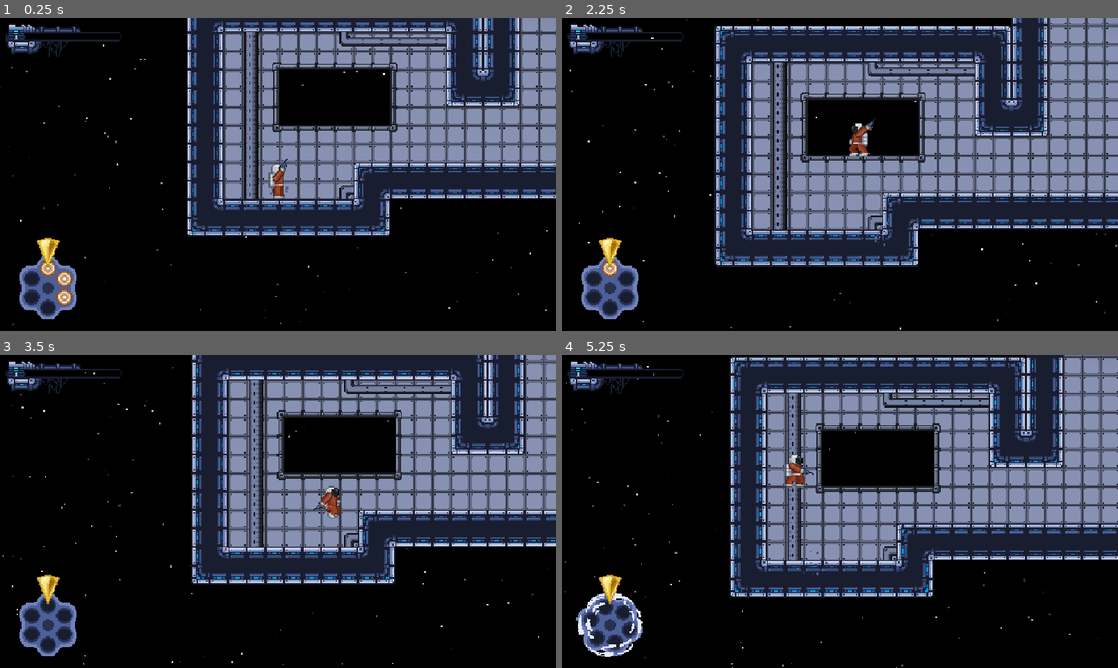
Above: before the commit, frames 1-4 (two rows, left to right).
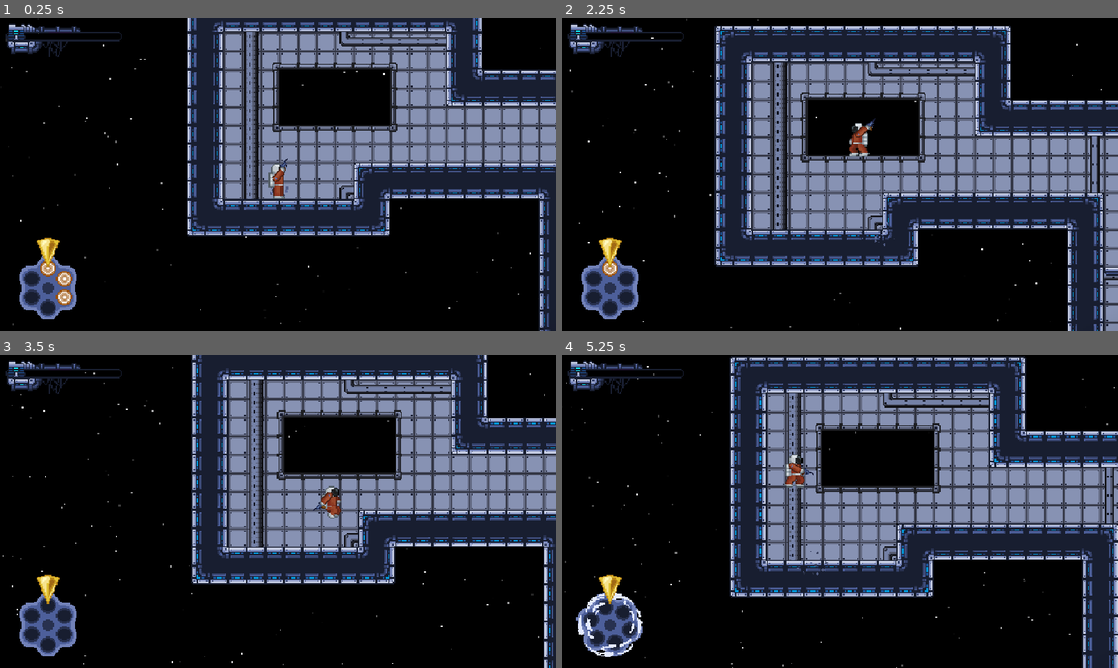
Above: after the commit, the same moments.

Repository: ygda-org/revolver
Game: Godot game, scene res://main/main.tscn
The game is run twice, just before and just after one commit, with the same random seed, the same clock (stepped at 60 frames per second) and the same inputs. The engine's default icon, where the game draws it, is replaced by a stand-in: a white triangle on a blue panel in a dark square. Sound files missing from this copy of the repository are replaced by a short silence.
Inputs (mouse positions are in pixels of both pictures, inside the frame that each line leads up to):
- Up to frame 1 (0.25 s): no input
- Up to frame 2 (2.25 s): tap Enter (ui_accept) at 0.5 s; move the mouse to (962, 158) at 0.52 s; hold D (right) 0.53-2.03 s; click (962, 158) at 0.6 s; tap Space (jump) at 0.77, 0.8, 1.07, 1.35, 1.52, 1.82 s; move the mouse to (728, 190) at 1.27 s; click (728, 190) at 1.55 s; move the mouse to (895, 105) at 2.02 s; hold A (left) from 2.03 s (still down); hold S (drop) from 2.03 s (still down)
- Up to frame 3 (3.5 s): tap Space (jump) at 2.3, 3.02, 3.32 s; move the mouse to (250, 574) at 2.77 s; release A (left) at 2.78 s; release S (drop) at 2.78 s; hold D (right) from 2.78 s (still down); click (250, 574) at 2.85 s
- Up to frame 4 (5.25 s): move the mouse to (1006, 558) at 3.52 s; click (1006, 558) at 3.6 s; tap Space (jump) at 3.77, 3.8, 4.07, 4.35, 4.52, 4.82 s; tap R (reload) at 4.15 s; move the mouse to (673, 464) at 4.27 s; release D (right) at 4.28 s; hold A (left) 4.28-5.03 s; click (673, 464) at 4.55 s; move the mouse to (867, 511) at 5.02 s; hold D (right) from 5.03 s (still down); hold S (drop) from 5.03 s (still down)

The runs differ from the first frame. In frame 1, 4.5% of the frame differs, in the area x 86-100%, y 0-100%; in frame 2, 10%, in the area x 80-100%, y 0-100%; in frame 3, 4.2%; in frame 4, 8.0%.

Commit message:
music  and revamped trishot

Diff:
--- a/enemies/trishot/shot.tscn
+++ b/enemies/trishot/shot.tscn
@@ -2,14 +2,28 @@
 
 [ext_resource type="Script" uid="uid://bgwkcmqw8xd37" path="res://enemies/trishot/shot.gd" id="1_3rqhh"]
 
+[sub_resource type="Gradient" id="Gradient_3rqhh"]
+colors = PackedColorArray(0.7607843, 0, 0.08235294, 1, 1, 1, 1, 0)
+
+[sub_resource type="GradientTexture2D" id="GradientTexture2D_55d6i"]
+gradient = SubResource("Gradient_3rqhh")
+width = 48
+height = 48
+fill = 1
+fill_from = Vector2(0.5, 0.5)
+fill_to = Vector2(0.5, 1)
+
 [sub_resource type="Gradient" id="Gradient_cajmt"]
-offsets = PackedFloat32Array(1)
-colors = PackedColorArray(0.75979125, 0, 0.08404981, 1)
+offsets = PackedFloat32Array(0.25238088, 0.6081232, 0.8434173)
+colors = PackedColorArray(1, 1, 1, 1, 0.75979125, 0, 0.08404981, 1, 0.7607843, 0, 0.08235294, 0)
 
 [sub_resource type="GradientTexture2D" id="GradientTexture2D_nq6l0"]
 gradient = SubResource("Gradient_cajmt")
-width = 16
-height = 4
+width = 10
+height = 10
+fill = 1
+fill_from = Vector2(0.5, 0.5)
+fill_to = Vector2(0, 1)
 
 [sub_resource type="CircleShape2D" id="CircleShape2D_5kg8m"]
 radius = 2.0
@@ -18,6 +32,9 @@
 collision_layer = 16
 collision_mask = 20
 script = ExtResource("1_3rqhh")
+
+[node name="Light" type="Sprite2D" parent="." unique_id=1979222721]
+texture = SubResource("GradientTexture2D_55d6i")
 
 [node name="Sprite2D" type="Sprite2D" parent="." unique_id=442947805]
 texture = SubResource("GradientTexture2D_nq6l0")
--- /dev/null
+++ b/globals/music_player/music_player.gd
@@ -0,0 +1,53 @@
+extends Node
+## the length during which one song will fade out and another will fade in
+const FADE_TIME = 1.0
+## the current audio stream player
+var current_player: AudioStreamPlayer
+
+## fill this dictionary to map all the labels to respective settings
+@export var label_to_settings: Dictionary[Labels, MusicSettings]
+
+enum Labels {
+	BATTLE_1
+}
+
+## start track, fadeout is if the current song will decrease in volume before stopping
+func start(label: Labels, fadeout:bool=true):
+	var new_player: AudioStreamPlayer = AudioStreamPlayer.new()
+	var settings: MusicSettings = label_to_settings[label]
+	# set initial stream
+	if settings.intro_stream:
+		new_player.stream = settings.intro_stream
+	elif settings.loop_stream:
+		new_player.stream = settings.loop_stream
+	else:
+		print('bro what the heck are you doing')
+	# check if can loop
+	if settings.loop_stream:
+		new_player.finished.connect(_loop_stream.bind(label))
+	if fadeout:
+		if current_player:
+			var out_tween = get_tree().create_tween()
+			out_tween.tween_property(current_player, "volume_db", -40.0, FADE_TIME)
+			out_tween.tween_callback(current_player.queue_free)
+		var in_tween = get_tree().create_tween()
+		new_player.volume_db = -40.0
+		in_tween.tween_property(new_player, "volume_db", settings.volume, FADE_TIME)
+	current_player = new_player
+	add_child(current_player)
+	current_player.play()
+
+func force_clear_music(with_fade: bool = true):
+	for node in get_children():
+		if node is AudioStreamPlayer:
+			if with_fade:
+				var death_tween = get_tree().create_tween()
+				death_tween.tween_property(node, "volume_db", -40, FADE_TIME)
+				death_tween.tween_callback(node.queue_free)
+			else:
+				node.queue_free()
+
+func _loop_stream(label: Labels):
+	var settings: MusicSettings = label_to_settings[label]
+	current_player.stream = settings.loop_stream
+	current_player.play()
--- /dev/null
+++ b/globals/music_player/music_player.tscn
@@ -0,0 +1,17 @@
+[gd_scene format=3 uid="uid://chmwk6sakdq8c"]
+
+[ext_resource type="Script" uid="uid://b1trsnwfim208" path="res://globals/music_player/music_player.gd" id="1_hupx2"]
+[ext_resource type="Script" uid="uid://sy1ixyycss1j" path="res://globals/music_player/music_settings.gd" id="2_2fyio"]
+[ext_resource type="AudioStream" uid="uid://crimpgxogwmt7" path="res://assets/music/battle 1.mp3" id="3_emc4l"]
+
+[sub_resource type="Resource" id="Resource_gldfg"]
+script = ExtResource("2_2fyio")
+loop_stream = ExtResource("3_emc4l")
+volume = -13.0
+metadata/_custom_type_script = "uid://sy1ixyycss1j"
+
+[node name="MusicPlayer" type="Node" unique_id=1900023536]
+script = ExtResource("1_hupx2")
+label_to_settings = Dictionary[int, ExtResource("2_2fyio")]({
+0: SubResource("Resource_gldfg")
+})
--- /dev/null
+++ b/globals/music_player/music_settings.gd
@@ -0,0 +1,9 @@
+extends Resource
+class_name MusicSettings
+
+## plays once on start, leave empty to skip
+@export var intro_stream: AudioStream
+## loops, leave empty to not loop
+@export var loop_stream: AudioStream
+## volume adjustment, in decibels
+@export var volume: float
--- a/levels/level.gd
+++ b/levels/level.gd
@@ -6,7 +6,7 @@
 var end_room : PackedScene = preload("res://levels/start_end_rooms/t_room_end.tscn")
 
 # intended 16
-var level_length : int = 0
+var level_length : int = 16
 
 const ROOMS_PATH : String = "res://levels/finalized_levels/"
 
--- a/main/main.gd
+++ b/main/main.gd
@@ -1 +1,4 @@
 extends Node2D
+
+func _ready() -> void:
+	MusicPlayer.start(MusicPlayer.Labels.BATTLE_1)
--- a/player/bullet/bullet_resources/burst_fire.tres
+++ b/player/bullet/bullet_resources/burst_fire.tres
@@ -11,6 +11,7 @@
 effect_on_shot = true
 shake_trauma = 0.0
 invisible_and_no_collision = true
+outline_color = Color(0.8015306, 0, 0.7958053, 1)
 bullet_name = "Burst fire"
 description = "Shoots 3 smaller shots at once"
 metadata/_custom_type_script = "uid://cmear8uu7c65f"
--- a/project.godot
+++ b/project.godot
@@ -19,6 +19,7 @@
 
 GameState="*uid://detm7ccbjbhs3"
 Sfx="*uid://d1mff478o3ug3"
+MusicPlayer="*uid://chmwk6sakdq8c"
 
 [display]
 
--- a/ui/inventory/inventory.tscn
+++ b/ui/inventory/inventory.tscn
@@ -186,6 +186,7 @@
 vertical_alignment = 1
 
 [node name="Description" type="Label" parent="Screen/VBoxContainer" unique_id=2130485584]
+custom_minimum_size = Vector2(10, 10)
 layout_mode = 2
 size_flags_vertical = 3
 text = "HOVER OVER A BULLET TO SEE ITS EFFECTS"
Not shown, added: assets/music/battle 1.mp3.import
Not shown, added: globals/music_player/music_player.gd.uid
Not shown, added: globals/music_player/music_settings.gd.uid
Not shown, added: assets/music/battle 1.mp3
